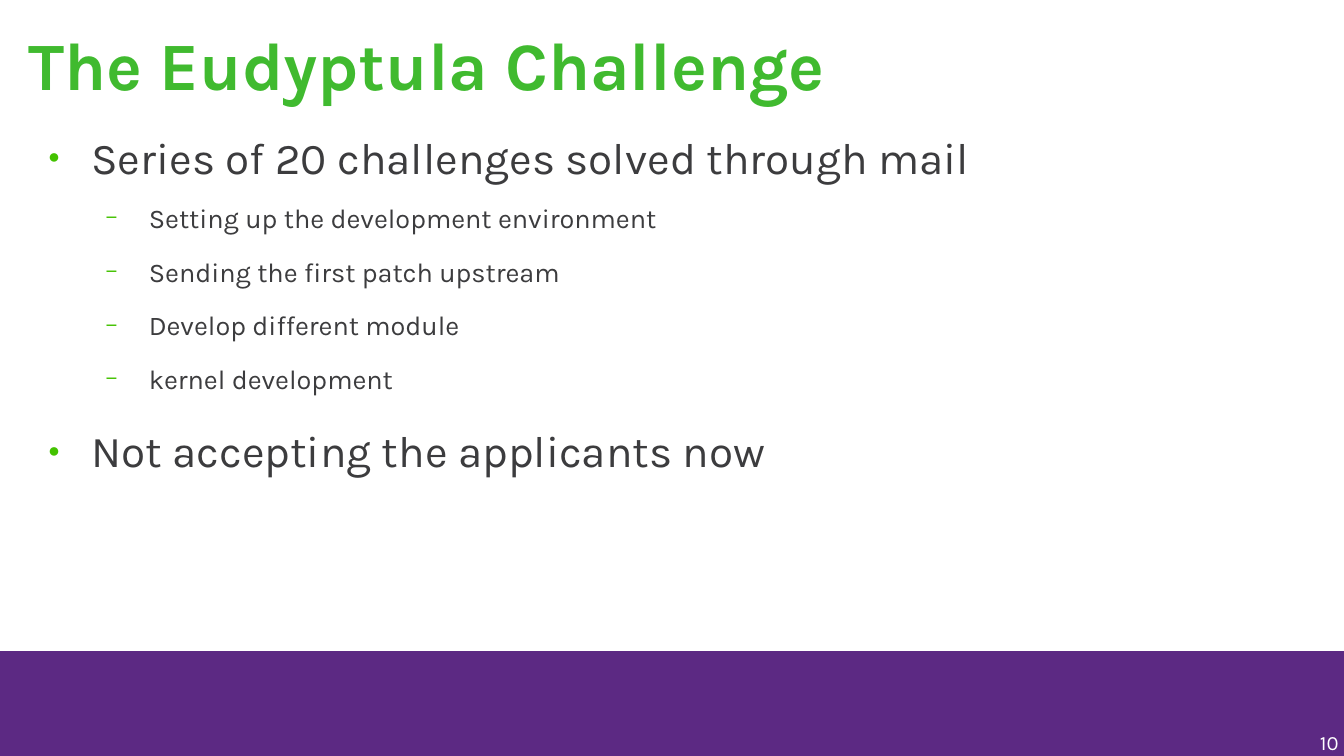
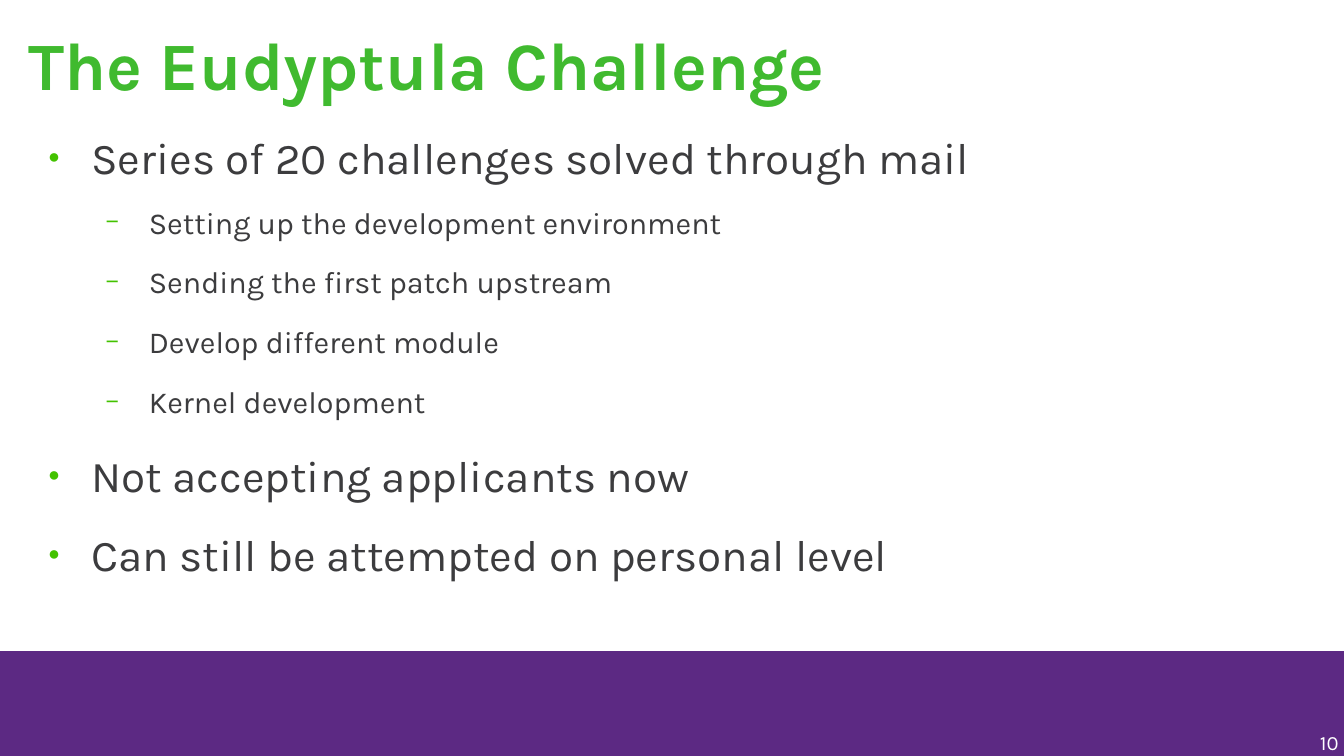
Before and after one commit to musamaanjum/presentations, a slide deck: slide 10 of getting-into-linux-kernel-development.odp. Drawn at 1344x756 pixels with LibreOffice and Linux fonts; fonts in the diff are those of the drawing; background and template pictures are left out. Boxes give left, top, right and bottom in pixels: in the first picture for what was removed or moved away, otherwise in the second. Text is boxed around its words. In the diff, an @@ line names an element or a change of style, - is before the commit and + after.

```diff
--- a/getting-into-linux-kernel-development.odp
+++ b/getting-into-linux-kernel-development.odp
@@ text at (149,213,721,360): size 16 to 18 pt in "Setting up the development environment", "Sending the first patch upstream", "Develop different module" @@
@@ text at (91,392,887,582): text changed @@
-  − kernel development
-● Not accepting the applicants now
+  − Kernel development
+● Not accepting applicants now
+● Can still be attempted on personal level
```
Also in this commit, not shown: 9 other slides changed, 2 slides added, 9 slides removed, 3 other files.
